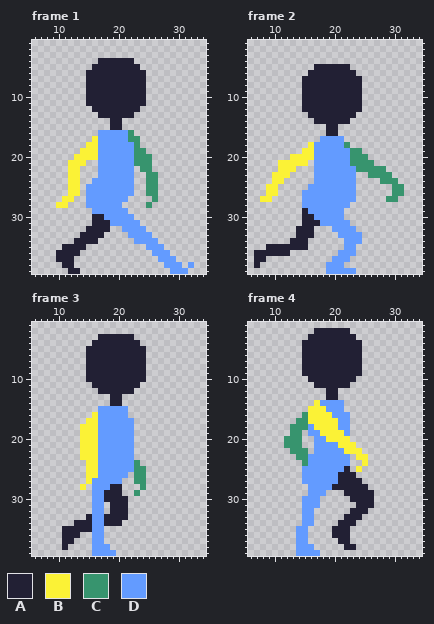
Two states of a animated GIF sprite, animated-character-walk-cycle/walk-cycle-sm.gif. Above, as it was before the edit.
The file is 40x40 pixels, 8 frames. Shown: frame 1: x 6..34, y 1..39; frame 2: x 6..34, y 1..39; frame 3: x 6..34, y 1..39; frame 4: x 6..34, y 1..39. The commit also changed other frames, which this record leaves out.
Palette (. is transparent): A #222034  B #fbf236  C #37946e  D #639bff
Pixels before, frame 1, first column x 10:
 4 .......AAAAAA..........
 5 ......AAAAAAAA.........
 6 .....AAAAAAAAAA........
 7 .....AAAAAAAAAA........
 8 .....AAAAAAAAAA........
 9 .....AAAAAAAAAA........
10 .....AAAAAAAAAA........
11 .....AAAAAAAAAA........
12 ......AAAAAAAA.........
13 .......AAAAAA..........
14 .........AA............
15 .........AA............
16 .......DDDDDC..........
17 ......BDDDDDCC.........
18 .....BBDDDDDDC.........
19 ....BBBDDDDDDCC........
20 ...BBBBDDDDDDCCC.......
21 ..BBB..DDDDDDCCC.......
22 ..BB...DDDDDD.CC.......
23 ..BB...DDDDDD..CC......
24 ..BB..DDDDDDD..CC......
25 ..BB.DDDDDDDD..CC......
26 ..BB.DDDDDDDD..CC......
27 .BB..DDDDDDD....C......
28 BB...DDDDDD....C.......
29 ......DDDDDD...........
30 ......AADDDDD..........
31 ......AAADDDDD.........
32 .....AAAA..DDDD........
33 ....AAAA....DDDD.......
34 ...AAAA......DDDD......
35 .AAAA..........DDD.....
36 AAAA............DDD....
37 AAA..............DDD...
38 .AA...............DDD.D
39 ..AA...............DDD.
Pixels before, frame 2, first column x 7:
 5 ..........AAAAAA.........
 6 .........AAAAAAAA........
 7 ........AAAAAAAAAA.......
 8 ........AAAAAAAAAA.......
 9 ........AAAAAAAAAA.......
10 ........AAAAAAAAAA.......
11 ........AAAAAAAAAA.......
12 ........AAAAAAAAAA.......
13 .........AAAAAAAA........
14 ..........AAAAAA.........
15 ............AA...........
16 ............AA...........
17 ...........DDDD..........
18 .........BDDDDDC.........
19 ........BBDDDDDDCC.......
20 ......BBBBDDDDDDCCC......
21 ....BBBBB.DDDDDDCCCC.....
22 ....BBB...DDDDDDDCCCCC...
23 ...BBB....DDDDDDD..CCCC..
24 ...BB.....DDDDDDD....CCC.
25 ..BB.....DDDDDDDD......CC
26 ..BB....DDDDDDDDD......CC
27 .BB.....DDDDDDDDD.....CC.
28 ........DDDDDDDD.........
29 ........ADDDDDD..........
30 ........AADDDDD..........
31 ........AAADDDDD.........
32 .......AAA...DDDD........
33 .......AAA....DDDD.......
34 ......AAA......DDD.......
35 ..AAAAAAA......DD........
36 AAAAAA........DDD........
37 AA...........DDD.........
38 A...........DDD..........
39 ............DDDDD........
Pixels before, frame 3, first column x 11:
 3 ......AAAAAA..
 4 .....AAAAAAAA.
 5 ....AAAAAAAAAA
 6 ....AAAAAAAAAA
 7 ....AAAAAAAAAA
 8 ....AAAAAAAAAA
 9 ....AAAAAAAAAA
10 ....AAAAAAAAAA
11 .....AAAAAAAA.
12 ......AAAAAA..
13 ........AA....
14 ........AA....
15 ......DDDDD...
16 .....BDDDDD...
17 ....BBDDDDDD..
18 ...BBBDDDDDD..
19 ...BBBDDDDDD..
20 ...BBBDDDDDD..
21 ...BBBDDDDDD..
22 ...BBBDDDDDD..
23 ...BBBDDDDDD..
24 ....BBDDDDDDC.
25 ....BBDDDDDDCC
26 ....BBDDDDD.CC
27 ....BDDDDD..CC
28 ...B.DDDAA...C
29 .....DDAAA..C.
30 .....DDAAAA...
31 .....DD.AAA...
32 .....DD.AAA...
33 ....ADDAAAA...
34 ..AAADDAAA....
35 AAAAADD.......
36 AAA..DD.......
37 AA...DD.......
38 A....DDD......
39 .....DDDD.....
Pixels before, frame 4, first column x 12:
 2 .....AAAAAA....
 3 ....AAAAAAAA...
 4 ...AAAAAAAAAA..
 5 ...AAAAAAAAAA..
 6 ...AAAAAAAAAA..
 7 ...AAAAAAAAAA..
 8 ...AAAAAAAAAA..
 9 ...AAAAAAAAAA..
10 ....AAAAAAAA...
11 .....AAAAAA....
12 .......AA......
13 .......AA......
14 .....BDDDD.....
15 ....BBBDDD.....
16 ...CBBBBDDD....
17 ..CCBBBBBDD....
18 .CCCDBBBBDD....
19 .CC.DDBBBBD....
20 CCC..DDBBBB....
21 CCC..DDDDBBB...
22 .CCC.DDDDDBBB..
23 ..CCDDDDDDD.BB.
24 ...CDDDDDDD..B.
25 ...DDDDDDDA.B..
26 ...DDDDDDAAA...
27 ...DDDDDDAAAA..
28 ....DDDDAAAAAA.
29 ....DDD...AAAAA
30 ...DDD.....AAAA
31 ...DDD......AAA
32 ...DD......AAA.
33 ...DD.....AAA..
34 ...DD....AAA...
35 ..DD....AAA....
36 ..DD....AAA....
37 ..DD.....AA....
38 ..DDD.....AA...
39 ..DDDD.........
New version:
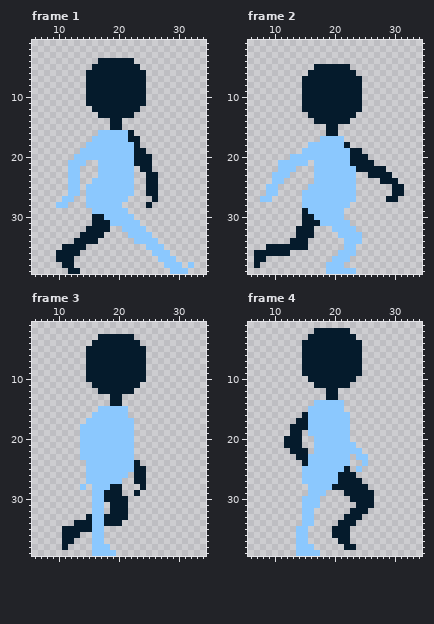
The edit:
Colour A changes from #222034 to #051b2c.
Colour D changes from #639bff to #8bc8fe.
Frame 1:
Colour A replaces colour C in row 16 at x 22; in row 17 at x 22 to 23; in row 18 at x 23; in row 19 at x 23 to 24; in rows 20 to 21 at x 23 to 25; in row 22 at x 24 to 25.
Colour A replaces colour C in rows 23 to 26 at x 25 to 26; in row 27 at x 26; in row 28 at x 25.
Colour D replaces colour B in row 17 at x 16; in row 18 at x 15 to 16; in row 19 at x 14 to 16; in row 20 at x 13 to 16; in row 21 at x 12 to 14; in rows 22 to 26 at x 12 to 13.
Colour D replaces colour B in row 27 at x 11 to 12; in row 28 at x 10 to 11.
Frame 2:
Colour A replaces colour C in row 18 at x 22; in row 19 at x 23 to 24; in row 20 at x 23 to 25; in row 21 at x 23 to 26; in row 22 at x 24 to 28; in row 23 at x 26 to 29.
Colour A replaces colour C in row 24 at x 28 to 30; in rows 25 to 26 at x 30 to 31; in row 27 at x 29 to 30.
Colour D replaces colour B in row 18 at x 16; in row 19 at x 15 to 16; in row 20 at x 13 to 16; in row 21 at x 11 to 15; in row 22 at x 11 to 13; in row 23 at x 10 to 12.
Colour D replaces colour B in row 24 at x 10 to 11; in rows 25 to 26 at x 9 to 10; in row 27 at x 8 to 9.
Frame 3:
Colour A replaces colour C in row 24 at x 23; in rows 25 to 27 at x 23 to 24; in row 28 at x 24; in row 29 at x 23.
Colour D replaces colour B in row 16 at x 16; in row 17 at x 15 to 16; in rows 18 to 23 at x 14 to 16; in rows 24 to 26 at x 15 to 16; in row 27 at x 15; in row 28 at x 14.
Frame 4:
Colour A replaces colour C in row 16 at x 15; in row 17 at x 14 to 15; in row 18 at x 13 to 15; in row 19 at x 13 to 14; in rows 20 to 21 at x 12 to 14; in row 22 at x 13 to 15.
Colour A replaces colour C in row 23 at x 14 to 15; in row 24 at x 15.
Colour D replaces colour B in row 14 at x 17; in row 15 at x 16 to 18; in row 16 at x 16 to 19; in row 17 at x 16 to 20; in row 18 at x 17 to 20; in row 19 at x 18 to 21.
Colour D replaces colour B in row 20 at x 19 to 22; in row 21 at x 21 to 23; in row 22 at x 22 to 24; in row 23 at x 24 to 25; in row 24 at x 25; in row 25 at x 24.
Pixel boxes of the changes (left, top, right, bottom) in both pictures:
changed: (56, 58, 194, 274)
changed: (254, 64, 404, 274)
changed: (62, 334, 146, 556)
changed: (284, 328, 374, 556)
